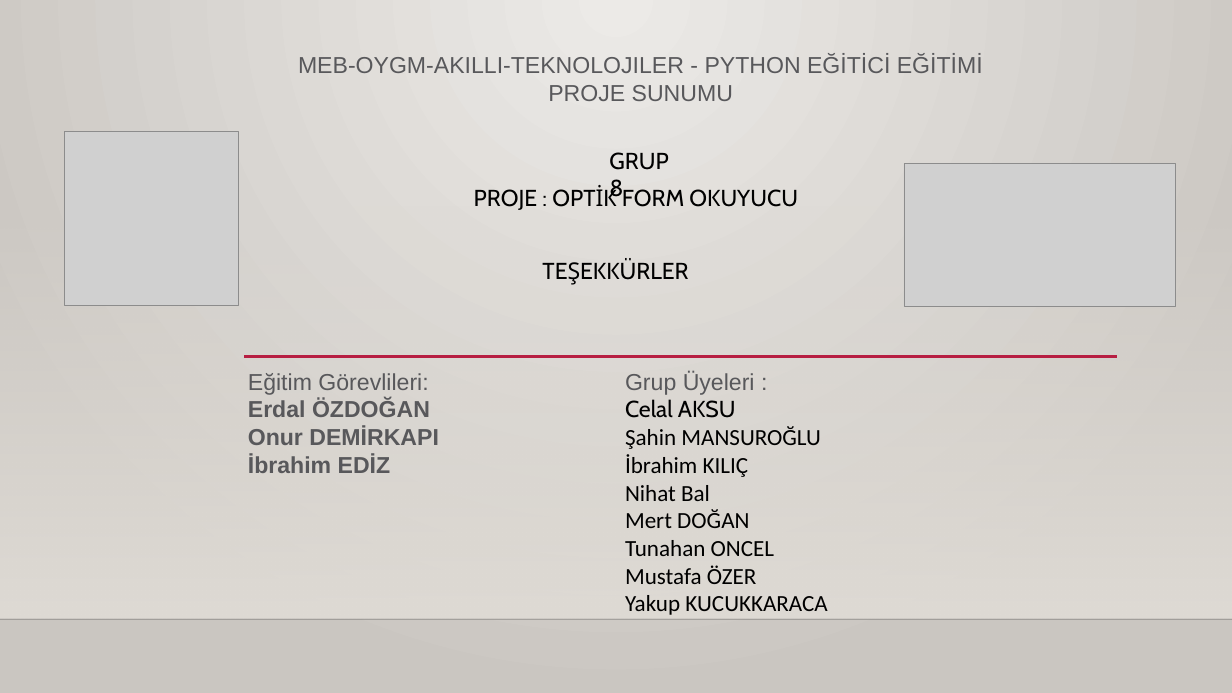
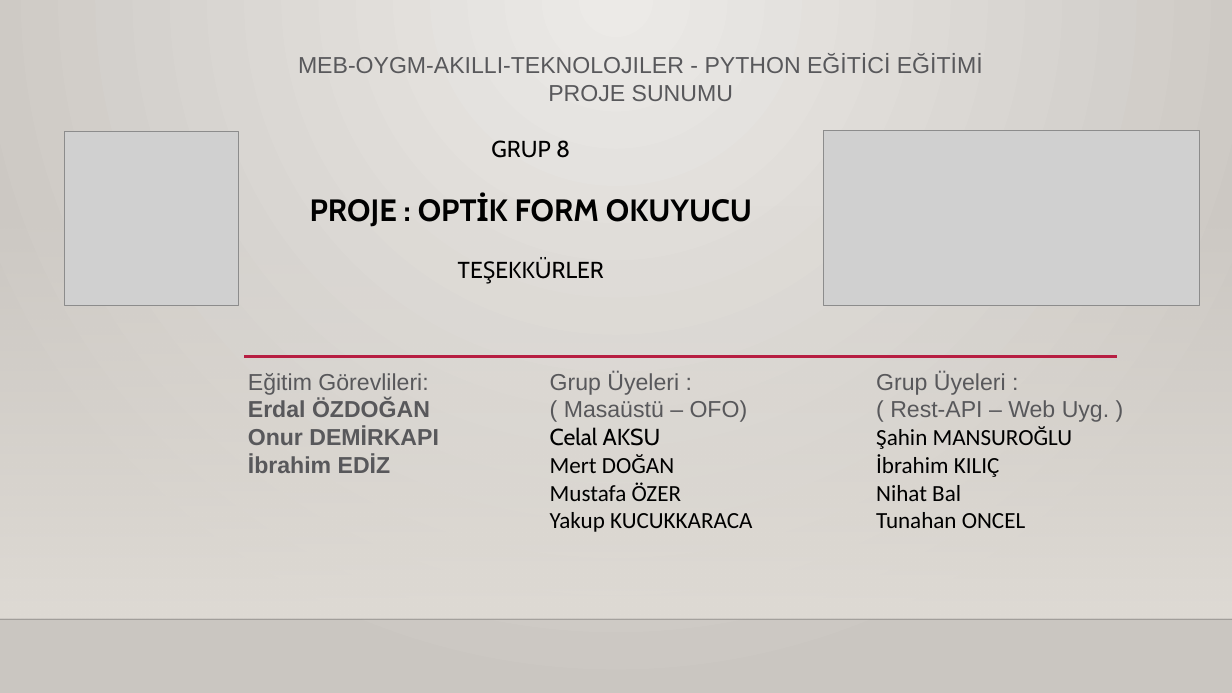
Before and after one commit to Python-Egitici-Egitimi-OOP-Grup-8/Optik-Form-Okuyucu, a slide deck: slide 1 of Proje Sunumu.pptx. Drawn at 1232x693 pixels with LibreOffice and Linux fonts; fonts in the diff are those of the drawing; grey boxes stand for pictures; background and template pictures are left out. Boxes give left, top, right and bottom in pixels: in the first picture for what was removed or moved away, otherwise in the second. Text is boxed around its words. In the diff, an @@ line names an element or a change of style, - is before the commit and + after.

```diff
--- a/Proje Sunumu.pptx
+++ b/Proje Sunumu.pptx
@@ text at (x1=310, y1=140, x2=752, y2=227): paragraph added @@
+TEŞEKKÜRLER
@@ text "GRUP 8" moved from (x1=474, y1=186, x2=798, y2=210) to (x1=310, y1=140, x2=752, y2=227) @@
@@ text at (x1=491, y1=140, x2=570, y2=158): paragraph added @@
+GRUP 8
@@ picture resized from (x1=904, y1=164, x2=1175, y2=307) to (x1=823, y1=130, x2=1200, y2=306) @@
@@ text removed at (x1=609, y1=152, x2=668, y2=202) @@
-GRUP 8
@@ text at (x1=310, y1=199, x2=752, y2=227): size 18 to 24 pt, bold on in "PROJE : OPTİK FORM OKUYUCU"; alignment left to centre @@
@@ text removed at (x1=533, y1=252, x2=699, y2=289) @@
-TEŞEKKÜRLER
@@ text "Grup Üyeleri :" moved from (x1=625, y1=371, x2=827, y2=615) to (x1=550, y1=371, x2=752, y2=532) @@
@@ text at (x1=550, y1=371, x2=748, y2=446): text changed; font Calibri to Arial; text colour #000000 to #58585B @@
-Grup Üyeleri :
-Celal AKSU
-Şahin MANSUROĞLU
-İbrahim KILIÇ
-Nihat Bal
+Grup Üyeleri :
+( Masaüstü – OFO)
+Celal AKSU
@@ text added at (x1=876, y1=371, x2=1109, y2=528), 18 pt, text #000000 @@
+Grup Üyeleri :
+( Rest-API – Web Uyg. )
+Şahin MANSUROĞLU
+İbrahim KILIÇ
+Nihat Bal
+Tunahan ONCEL
@@ text at (x1=625, y1=540, x2=774, y2=556): paragraph removed @@
-Tunahan ONCEL
```
Also in this commit, not shown: 1 other slide changed.
